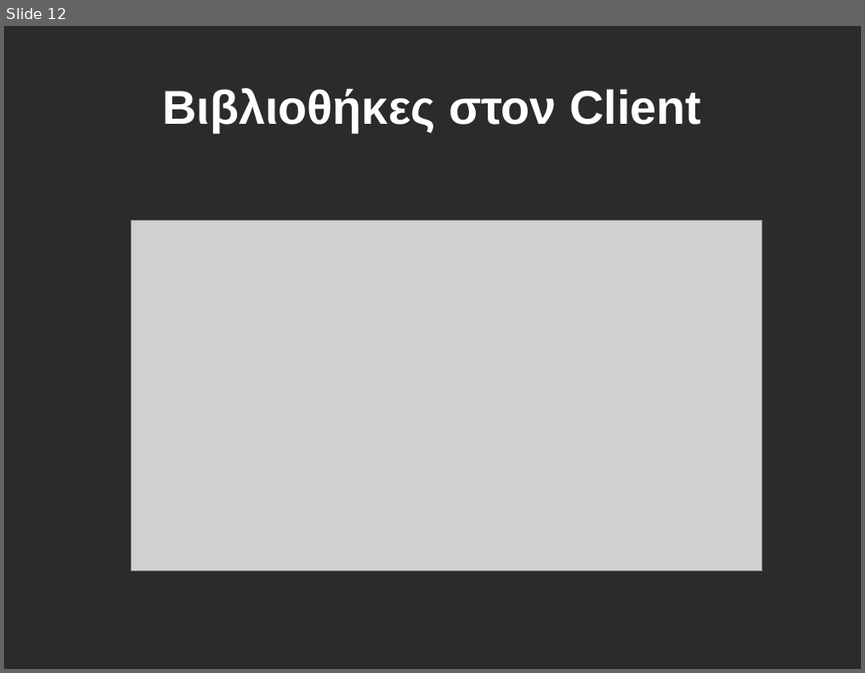
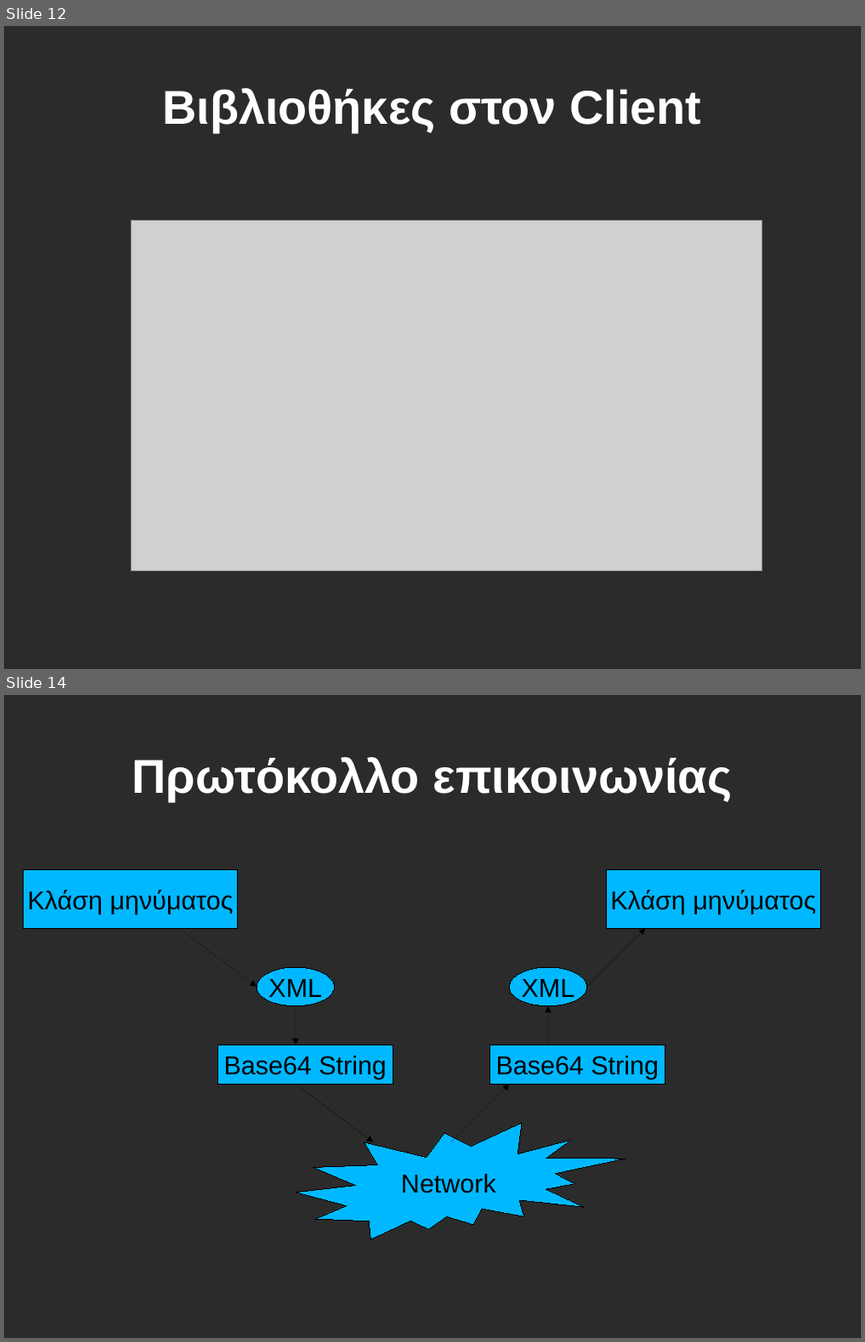
Before and after one commit to npetalid/Promasi-V2, a slide deck: Documentation/El/Slides/Presentation.odp. Shown one above the other, each under a label of ours: slide 12 before the commit, slides 12 and 14 after it; the slides between them are not shown. The pictures are 865x673 and 865x1342 pixels, drawn with LibreOffice and Linux fonts; fonts in the diff are those of the drawing; grey boxes stand for pictures; background and template pictures are left out; a plain dark background stands for a picture behind light text. Boxes give left, top, right and bottom in pixels: in the first picture for what was removed or moved away, otherwise in the second. Text is boxed around its words. In the diff, an @@ line names an element or a change of style, - is before the commit and + after.

```diff
--- a/Documentation/El/Slides/Presentation.odp
+++ b/Documentation/El/Slides/Presentation.odp
@@ slide 14 added at [4, 695, 861, 1338], background picture (left out) @@
@@ title added at [132, 757, 732, 801], 44 pt, text #FFFFFF, bold @@
+Πρωτόκολλο επικοινωνίας
@@ rectangle added at [24, 870, 237, 928], fill #00B8FF, outline #000000 0 pt, 24 pt, text #000000 @@
+Κλάση μηνύματος
@@ rectangle added at [607, 870, 820, 928], fill #00B8FF, outline #000000 0 pt, 24 pt, text #000000 @@
+Κλάση μηνύματος
@@ arrow added from (179, 928) to (256, 987), #000000 0 pt @@
@@ arrow added from (587, 987) to (646, 928), #000000 0 pt @@
@@ ellipse added at [256, 967, 335, 1006], fill #00B8FF, outline #000000 0 pt, 24 pt, text #000000 @@
+XML
@@ ellipse added at [510, 967, 587, 1006], fill #00B8FF, outline #000000 0 pt, 24 pt, text #000000 @@
+XML
@@ arrow added from (296, 1006) to (296, 1045), #000000 0 pt @@
@@ arrow added from (548, 1045) to (548, 1006), #000000 0 pt @@
@@ rectangle added at [218, 1045, 392, 1083], fill #00B8FF, outline #000000 0 pt, 24 pt, text #000000 @@
+Base64 String
@@ rectangle added at [490, 1045, 664, 1083], fill #00B8FF, outline #000000 0 pt, 24 pt, text #000000 @@
+Base64 String
@@ arrow added from (296, 1083) to (373, 1142), #000000 0 pt @@
@@ arrow added from (451, 1142) to (510, 1083), #000000 0 pt @@
@@ irregular seal added at [296, 1123, 626, 1239], fill #00B8FF, outline #000000 0 pt, 24 pt, text #000000 @@
+Network
```
Also in this commit, not shown: 2 slides changed, 5 other slides added, 1 slide removed.
